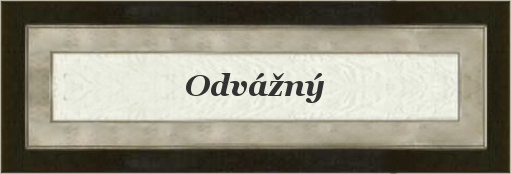
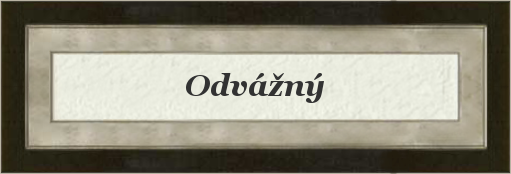
Layered file, before and after one edit (511px x 174px). Changes by layer:
painted on "Card" over [30, 33, 488, 141]
